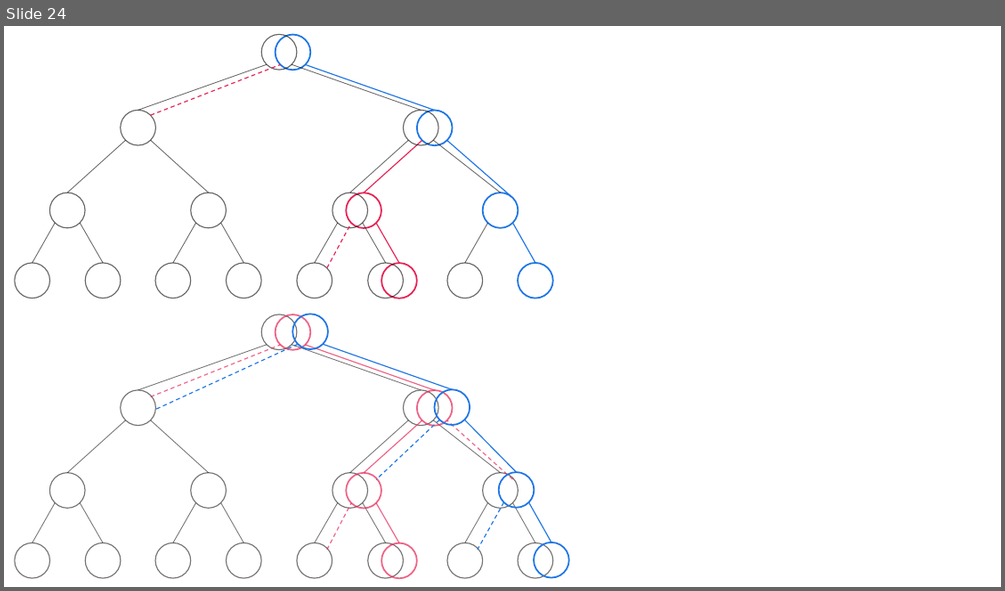
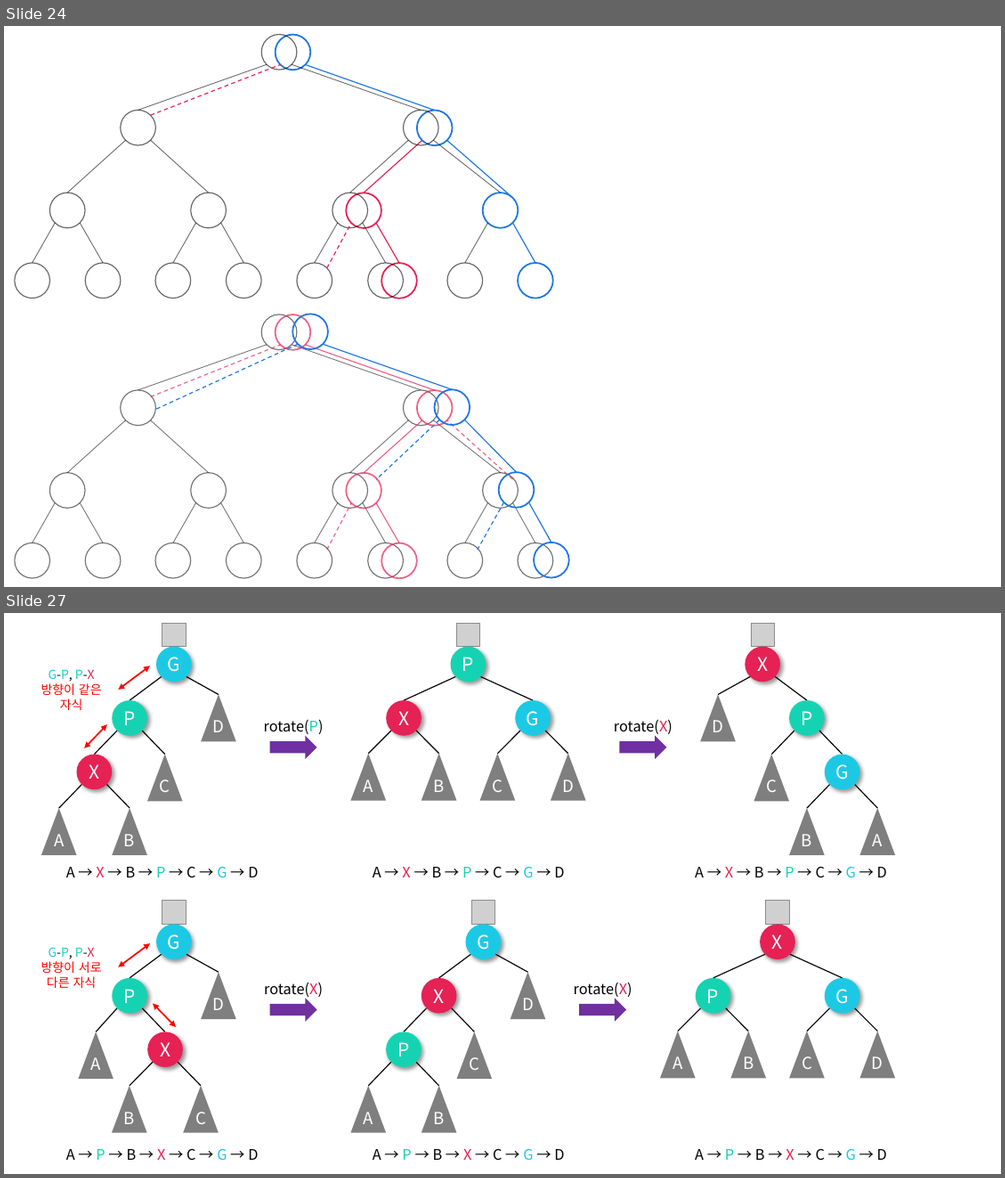
Before and after one commit to siwon-park/Algorithm-DataStructure, a slide deck: 99_PPT이미지/pptx.pptx. Shown one above the other, each under a label of ours: slide 24 before the commit, slides 24 and 27 after it; the slides between them are not shown. The pictures are 1005x591 and 1005x1178 pixels, drawn with LibreOffice and Linux fonts; fonts in the diff are those of the drawing; grey boxes stand for pictures. Boxes give left, top, right and bottom in pixels: in the first picture for what was removed or moved away, otherwise in the second. Text is boxed around its words. In the diff, an @@ line names an element or a change of style, - is before the commit and + after.

```diff
--- a/99_PPT이미지/pptx.pptx
+++ b/99_PPT이미지/pptx.pptx
@@ slide 27 added at (4, 613, 1001, 1174), background #FFFFFF @@
@@ text added at (41, 669, 102, 710), 12 pt, text #FF0000 @@
+G-P, P-X
+방향이 같은 자식
@@ double arrow added from (150, 666) to (119, 690), #FF0000 1.5 pt @@
@@ group added at (41, 623, 235, 855): 6 lines, 4 triangles, 4 texts, 3 ellipses, 1 picture @@
+P
+X
+G
+A
+B
+C
+D
@@ group added at (700, 623, 896, 855): 6 lines, 4 triangles, 4 texts, 3 ellipses, 1 picture @@
+P
+G
+X
+A
+B
+C
+D
@@ text added at (264, 719, 324, 737), 14 pt, text #000000 @@
+rotate(P)
@@ group added at (351, 623, 586, 801): 6 lines, 4 triangles, 4 texts, 3 ellipses, 1 picture @@
+X
+P
+A
+D
+B
+C
+G
@@ text added at (614, 719, 672, 737), 14 pt, text #000000 @@
+rotate(X)
@@ double arrow added from (107, 724) to (84, 748), #FF0000 1.5 pt @@
@@ right arrow added at (270, 736, 317, 759), fill #7030A0 @@
@@ right arrow added at (619, 736, 666, 759), fill #7030A0 @@
@@ text added at (66, 867, 258, 877), 14 pt, text #000000 @@
+A → X → B → P → C → G → D
@@ text added at (372, 867, 564, 877), 14 pt, text #000000 @@
+A → X → B → P → C → G → D
@@ text added at (695, 867, 887, 877), 14 pt, text #000000 @@
+A → X → B → P → C → G → D
@@ text added at (41, 947, 102, 988), 12 pt, text #FF0000 @@
+G-P, P-X
+방향이 서로 다른 자식
@@ double arrow added from (150, 943) to (119, 966), #FF0000 1.5 pt @@
@@ group added at (351, 900, 545, 1133): 6 lines, 4 triangles, 4 texts, 3 ellipses, 1 picture @@
+X
+P
+G
+A
+B
+C
+D
@@ text added at (264, 981, 323, 998), 14 pt, text #000000 @@
+rotate(X)
@@ text added at (574, 981, 632, 998), 14 pt, text #000000 @@
+rotate(X)
@@ group added at (660, 900, 896, 1078): 6 lines, 4 triangles, 4 texts, 3 ellipses, 1 picture @@
+P
+X
+A
+D
+B
+C
+G
@@ double arrow added from (153, 1004) to (176, 1027), #FF0000 1.5 pt @@
@@ right arrow added at (270, 998, 317, 1022), fill #7030A0 @@
@@ right arrow added at (579, 998, 626, 1022), fill #7030A0 @@
@@ group added at (78, 900, 235, 1133): 6 lines, 4 triangles, 4 texts, 3 ellipses, 1 picture @@
+P
+G
+C
+B
+D
+X
+A
@@ text added at (66, 1149, 258, 1159), 14 pt, text #000000 @@
+A → P → B → X → C → G → D
@@ text added at (372, 1149, 564, 1159), 14 pt, text #000000 @@
+A → P → B → X → C → G → D
@@ text added at (695, 1149, 887, 1159), 14 pt, text #000000 @@
+A → P → B → X → C → G → D
```
Also in this commit, not shown: 1 slide changed, 1 other slide added, 1 other file.
